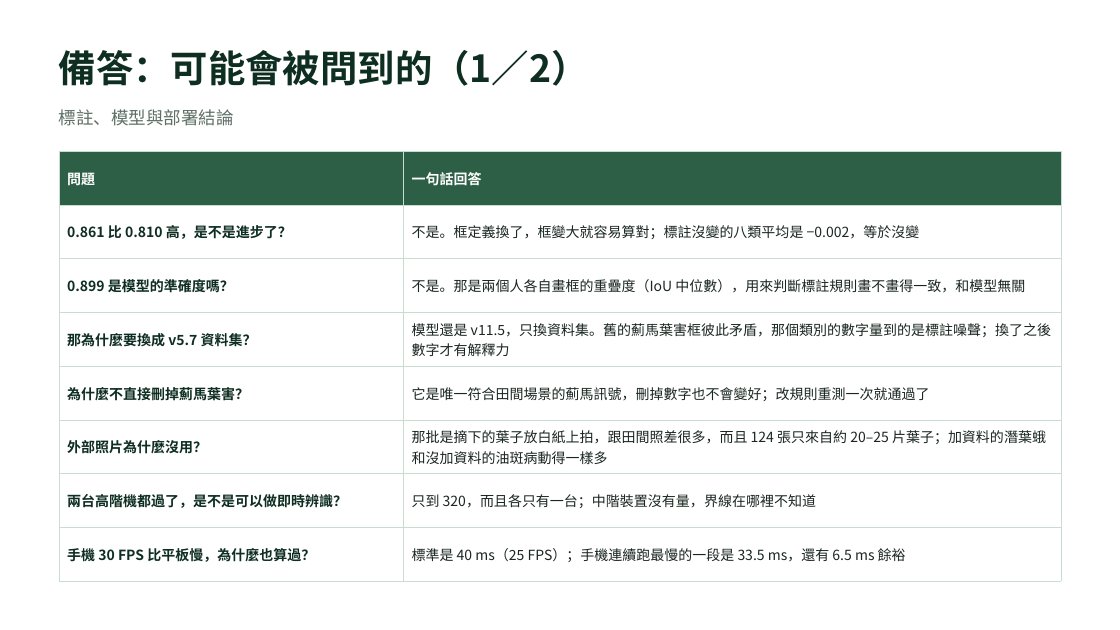
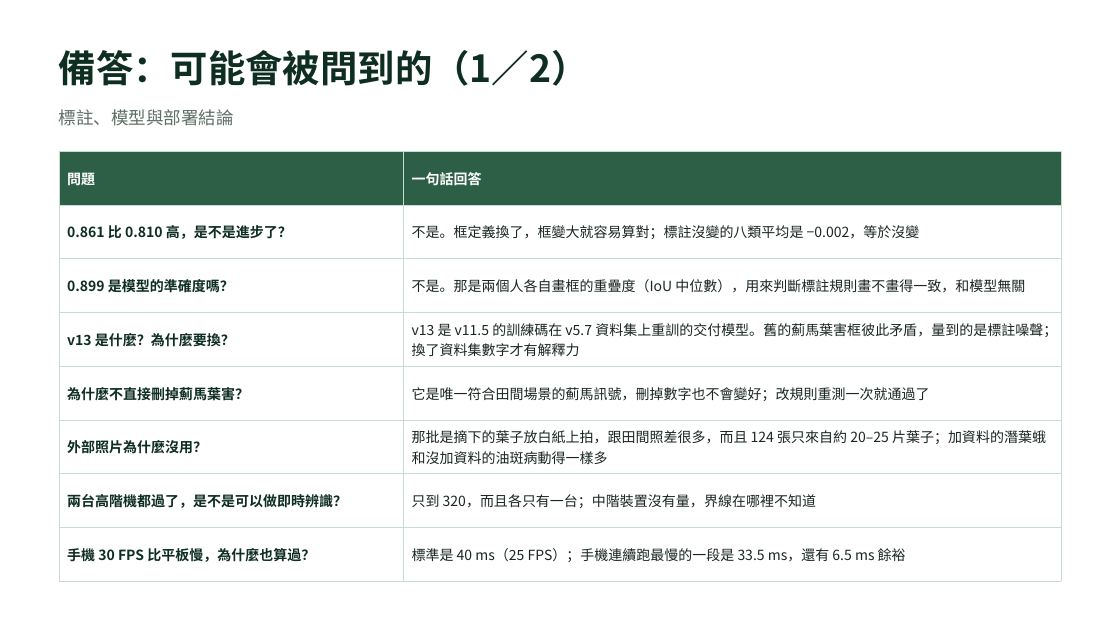
Before and after one commit to OneLeaf-dx/detection, a slide deck: slide 18 of docs/v12.3_簡報_口頭報告.pptx. Drawn at 1120x630 pixels with LibreOffice and Linux fonts; fonts in the diff are those of the drawing. Boxes give left, top, right and bottom in pixels: in the first picture for what was removed or moved away, otherwise in the second. Text is boxed around its words. In the diff, an @@ line names an element or a change of style, - is before the commit and + after.

```diff
--- a/docs/v12.3_簡報_口頭報告.pptx
+++ b/docs/v12.3_簡報_口頭報告.pptx
@@ table at (x1=59, y1=151, x2=1061, y2=566) @@
-row 4, column 1: 那為什麼要換成 v5.7 資料集？
+row 4, column 1: v13 是什麼？為什麼要換？
-row 4, column 2: 模型還是 v11.5，只換資料集。舊的薊馬葉害框彼此矛盾，那個類別的數字量到的是標註噪聲；換了之後數字才有解釋力
+row 4, column 2: v13 是 v11.5 的訓練碼在 v5.7 資料集上重訓的交付模型。舊的薊馬葉害框彼此矛盾，量到的是標註噪聲；換了資料集數字才有解釋力
```
Also in this commit, not shown: 7 other slides changed, 12 other files.
